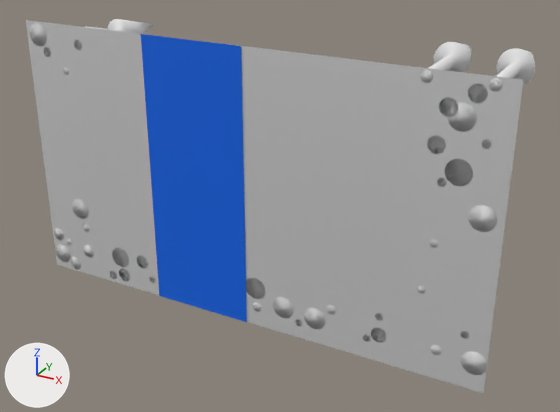
A saved change to the COLLADA model Editor/assets/models/block/forest15.dae.
Rendered twice from a 50 mm lens placed at (46.5, -73.9, 36.5), pointed at (2.0, 7.0, -4.0). The lights are fixed; the arrows at lower left show +X, +Y and +Z.

The scene before the commit, as lines of its bpy script (objects in view):
```python
me_cone_2290 = bpy.data.meshes.new('Cone.2290')
me_cone_2290.from_pydata(...)  # a 32-sided cone pointing to +y spanning x -16.74..-14.74, y 0.0..2.0, z -14.45..-12.45
me_cone_2298 = bpy.data.meshes.new('Cone.2298')
me_cone_2298.from_pydata(...)  # a 32-sided cone pointing to +y spanning x 0.79..3.79, y 0.0..2.6, z -14.16..-11.16
me_cone_2324 = bpy.data.meshes.new('Cone.2324')
me_cone_2324.from_pydata(...)  # a 32-sided cone pointing to +y spanning x 4.82..7.82, y 0.0..2.6, z -15.8..-12.8
me_cone_2328 = bpy.data.meshes.new('Cone.2328')
me_cone_2328.from_pydata(...)  # a 32-sided cone pointing to +y spanning x 25.04..28.04, y 0.0..2.6, z 12.02..15.02
me_plane = bpy.data.meshes.new('Plane')
me_plane.from_pydata([(-13.1, -0.1, 18.0), (1.0, -0.1, 18.0), (-13.1, -0.1, -18.0), (1.0, -0.1, -18.0)], [], [(1, 2, 0), (1, 3, 2)])
me_plane.materials.append(mat_material_006)  # blue #0065e7
me_plane_034 = bpy.data.meshes.new('Plane.034')
me_plane_034.from_pydata(...)  # 20 vertices, 18 faces; spans x -32.0..32.0, y 0.0, z -18.0..18.0
me_plane_034.materials.append(mat_scale)  # its picture is missing
# before: 4 (32.0, 0.0, 1.9) at pixel (503, 233), 6 (0.0, 0.0, -18.0) at pixel (240, 320), 7 (-2.0, 0.0, 18.0) at pixel (219, 43), 8 (0.0, 0.0, 1.9) at pixel (237, 178), 9 (-12.5, 0.0, -18.0) at pixel (163, 296)
# before: 10 (-11.5, 0.0, 18.0) at pixel (151, 34), 11 (-9.0, 0.0, 1.9) at pixel (176, 165), 12 (32.0, 0.0, 9.0) at pixel (512, 169), 14 (0.0, 0.0, 9.0) at pixel (236, 121), 15 (-9.0, 0.0, 9.0) at pixel (172, 111)
# before: 16 (32.0, 0.0, -9.0) at pixel (492, 325), 18 (0.0, 0.0, -9.0) at pixel (239, 258), 19 (-10.0, 0.0, -9.0) at pixel (174, 241)
ob_cone_2224 = bpy.data.objects.new('Cone.2224', me_cone_2290)
ob_cone_2224.location = (0.0, 0.0, 0.0)
ob_cone_2232 = bpy.data.objects.new('Cone.2232', me_cone_2298)
ob_cone_2232.location = (0.0, 0.0, 0.0)
ob_cone_2258 = bpy.data.objects.new('Cone.2258', me_cone_2324)
ob_cone_2258.location = (0.0, 0.0, 0.0)
ob_cone_2262 = bpy.data.objects.new('Cone.2262', me_cone_2328)
ob_cone_2262.location = (0.0, 0.0, 0.0)
ob_plane = bpy.data.objects.new('Plane', me_plane)
ob_plane.location = (0.0, 0.0, 0.0)
ob_plane_033 = bpy.data.objects.new('Plane.033', me_plane_034)
ob_plane_033.location = (0.0, 0.0, 0.0)
# also in view: 'Cone.2229' at (-23.3, 8.0, 15.6); 'Cone.2223' at (29.5, 8.0, 17.2); 'Cone.2254' at (22.6, 8.0, 17.2)
```
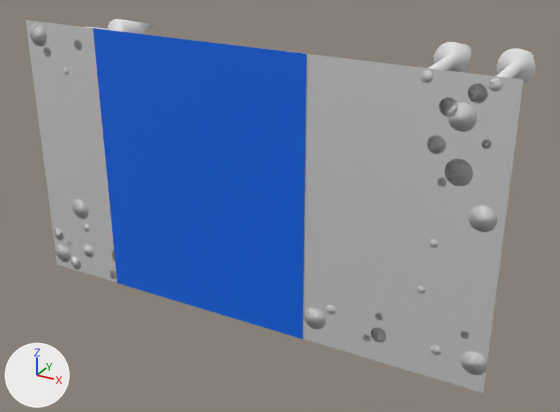
The newer file is also turned or shifted as a whole; pictures and numbers use the older file's frame.

Location of each change, [x1, y1, x2, y2] in pixels of the pictures (560 x 412 px; the box of a moved part takes in the faces that stretch with it):
'Plane', reshaped (100% wider, 8% taller)
    before: [141, 34, 247, 322]
    after: [93, 28, 306, 339]
'Cone.2258', deleted
    before: [273, 297, 294, 318]
'Cone.2232', deleted
    before: [246, 278, 266, 299]
'Cone.2224', deleted
    before: [137, 255, 148, 269]
part 2 of me_plane_034, moved or reshaped
    both: [30, 22, 492, 356]

The change, as a diff of the scene's bpy script:
```diff
--- a/Editor/assets/models/block/forest15.dae.py
+++ b/Editor/assets/models/block/forest15.dae.py
@@ me_plane @@
 me_plane.from_pydata(...)  # 4 vertices, 2 faces; spans x -13.1..1.0, y -0.1, z -18.0..18.0
 # used by ob_plane; location = (0.0, 0.0, 0.0)
-me_plane.vertices[0].co = (-13.1, -0.1, 18.0)  # pixel (140, 33)
-me_plane.vertices[1].co = (1.0, -0.1, 18.0)  # pixel (241, 45)
-me_plane.vertices[2].co = (-13.1, -0.1, -18.0)  # pixel (159, 295)
-me_plane.vertices[3].co = (1.0, -0.1, -18.0)  # pixel (246, 322)
+# me_plane part 1
+me_plane.vertices[0].co = (-20.5, -0.1, 18.0)  # pixel (92, 28)
+me_plane.vertices[1].co = (9.1, -0.1, 18.0)  # pixel (306, 53)
+me_plane.vertices[2].co = (-20.5, -0.1, -18.0)  # pixel (117, 283)
+me_plane.vertices[3].co = (9.1, -0.1, -18.0)  # pixel (302, 339)
 me_plane.materials.append(mat_material_006)
@@ me_plane_034 @@
 me_plane_034.from_pydata(...)  # 20 vertices, 18 faces; spans x -32.0..32.0, y 0.0, z -18.0..18.0
 # used by ob_plane_033; location = (0.0, 0.0, 0.0)
 # verts and faces of me_plane_034; kept vertices keep their numbers, new ones are numbered from 20
+# me_plane_034 part 2
+delete_faces([(4, 14, 12), (4, 18, 8), (4, 8, 14), (4, 16, 18)])
+for i in [6, 8, 14]: verts[i] += (6.4, 0.0, 0.0)
+verts[7] = (5.0, 0.0, 18.0)  # moved, pixel (273, 49)
+verts[9] = (-18.3, 0.0, -18.0)  # moved, pixel (129, 286)
+verts[10] = (-19.0, 0.0, 18.0)  # moved, pixel (102, 29)
+verts[11] = (-15.9, 0.0, 1.9)  # moved, pixel (132, 156)
+verts[15] = (-15.9, 0.0, 9.0)  # moved, pixel (128, 103)
+verts[18] = (5.1, 0.0, -9.0)  # moved, pixel (274, 268)
+verts[19] = (-16.6, 0.0, -9.0)  # moved, pixel (134, 231)
+faces += [(8, 14, 12), (4, 16, 8), (4, 8, 12), (8, 16, 18)]
 me_plane_034.materials.append(mat_scale)
@@ ob_cone_2224 @@
-ob_cone_2224 = bpy.data.objects.new('Cone.2224', me_cone_2290)
-ob_cone_2224.location = (0.0, 0.0, 0.0)
@@ ob_cone_2232 @@
-ob_cone_2232 = bpy.data.objects.new('Cone.2232', me_cone_2298)
-ob_cone_2232.location = (0.0, 0.0, 0.0)
@@ ob_cone_2258 @@
-ob_cone_2258 = bpy.data.objects.new('Cone.2258', me_cone_2324)
-ob_cone_2258.location = (0.0, 0.0, 0.0)
```
